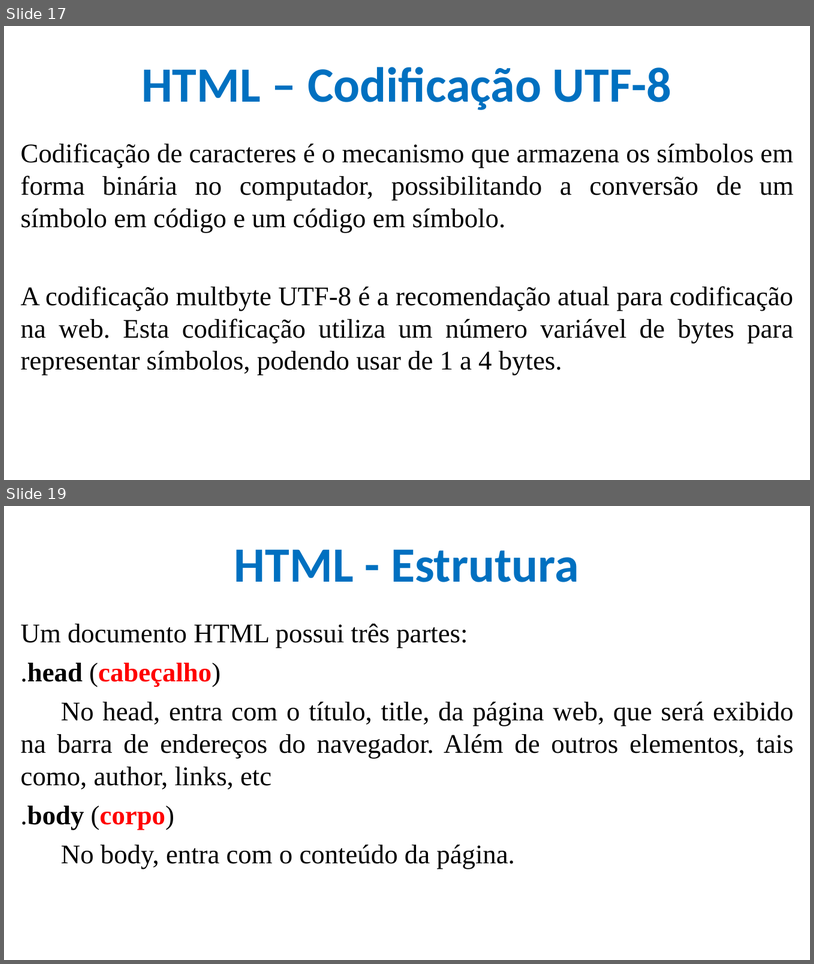
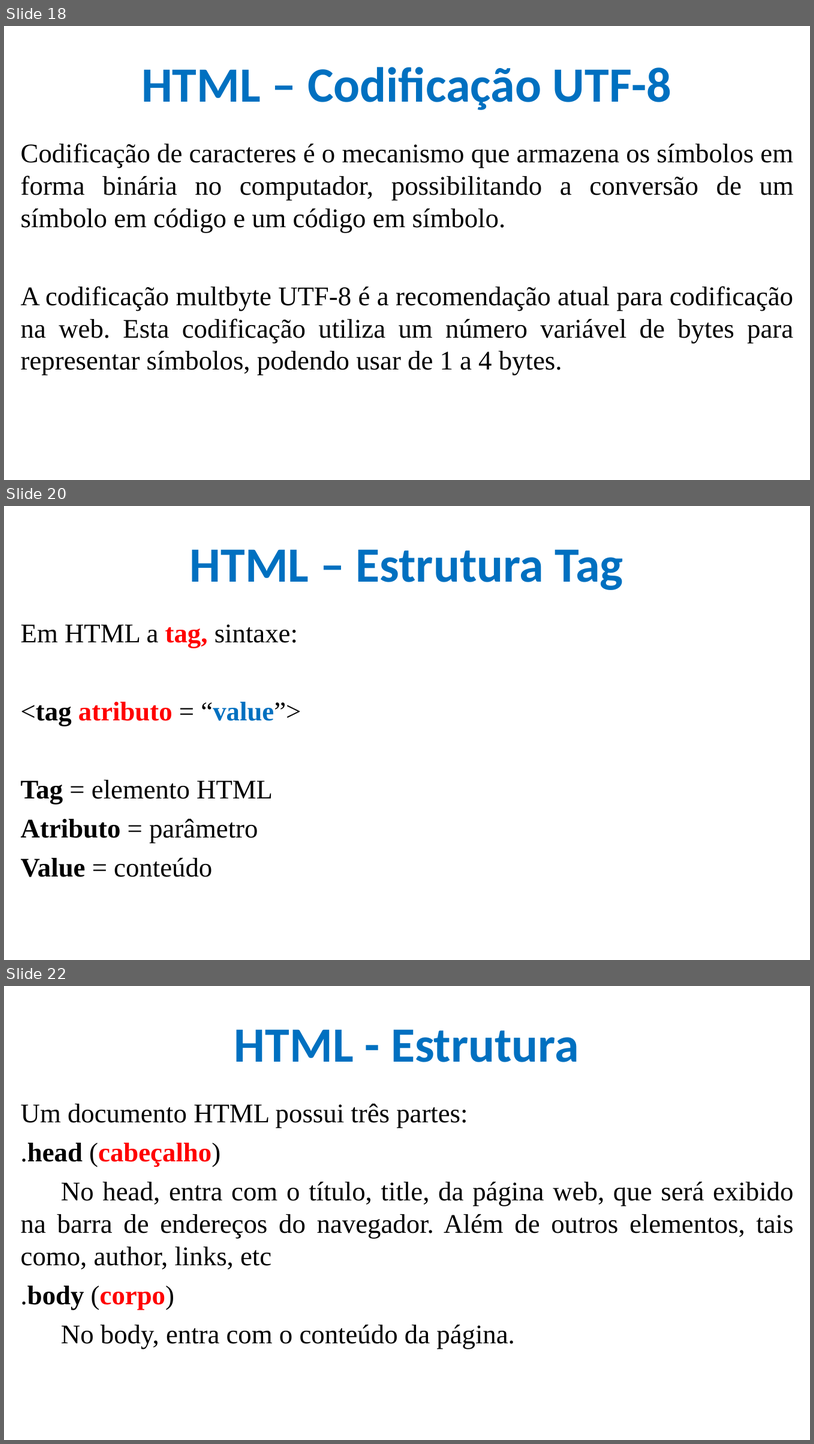
Before and after one commit to CloudEducationBrazil/WydenDesenvolvimentoWebPHP, a slide deck: 01 Classes/Aula 02, 03, 04 Desenvolvimento Web Caracterização - HTML.pptx. Shown one above the other, each under a label of ours: slides 17 and 19 before the commit, slides 18, 20 and 22 after it; the slides between them are not shown. The pictures are 814x964 and 814x1444 pixels, drawn with LibreOffice and Linux fonts; fonts in the diff are those of the drawing; background and template pictures are left out. Boxes give left, top, right and bottom in pixels: in the first picture for what was removed or moved away, otherwise in the second. Text is boxed around its words. In the diff, an @@ line names an element or a change of style, - is before the commit and + after.

```diff
--- a/01 Classes/Aula 02, 03, 04 Desenvolvimento Web Caracterização - HTML.pptx
+++ b/01 Classes/Aula 02, 03, 04 Desenvolvimento Web Caracterização - HTML.pptx
@@ slide 20 added at (4, 506, 810, 960), background picture (left out) @@
@@ title added at (190, 549, 624, 590), 44 pt, text #0070C0, bold @@
+HTML – Estrutura Tag
@@ text added at (21, 624, 301, 877), 24 pt, text #000000 @@
+Em HTML a tag, sintaxe:
+<tag atributo = “value”>
+Tag = elemento HTML
+Atributo = parâmetro
+Value = conteúdo
@@ what was slide 17 is now slide 18 @@
@@ what was slide 19 is now slide 22 @@
```
Also in this commit, not shown: 2 slides changed, 12 other slides added.
